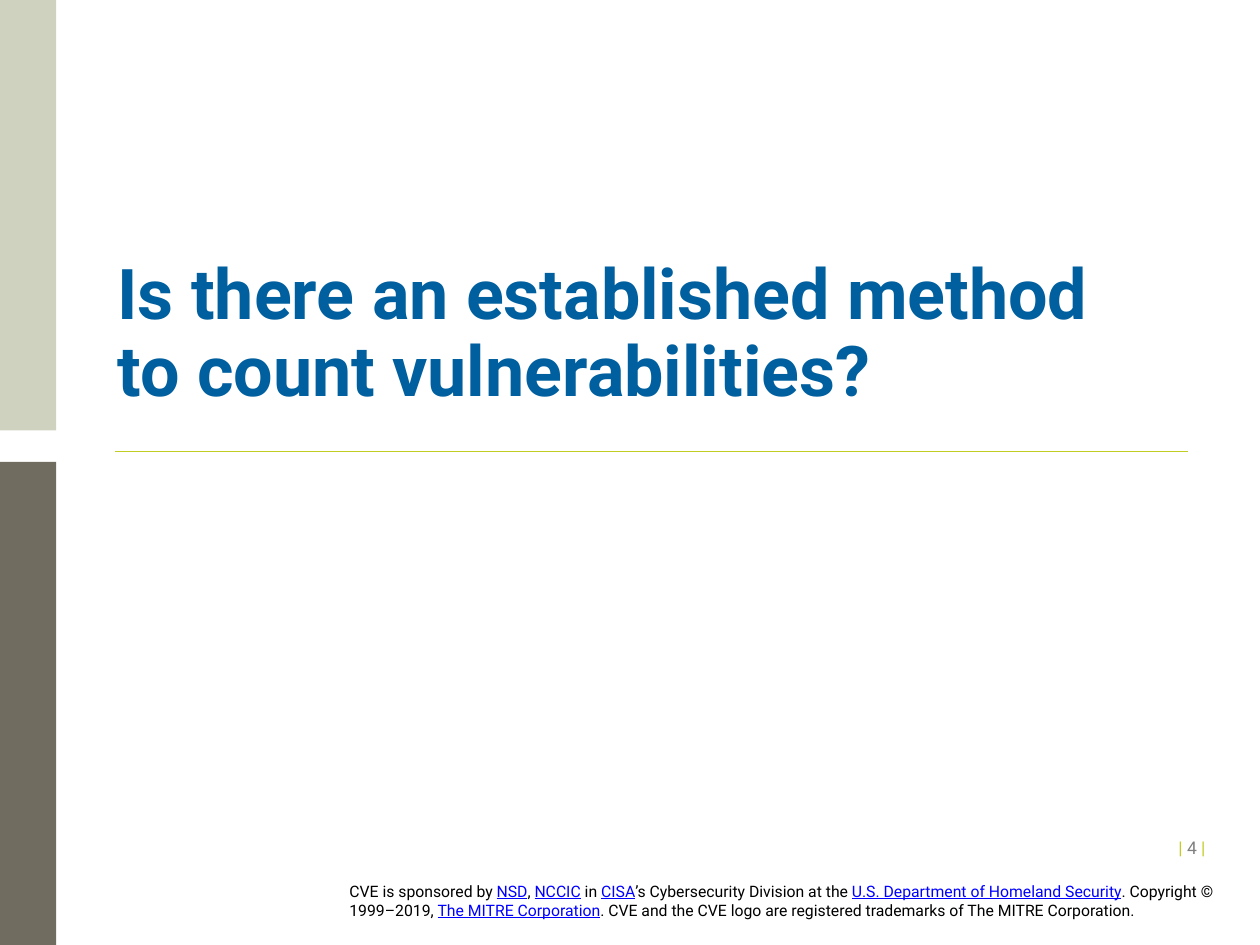
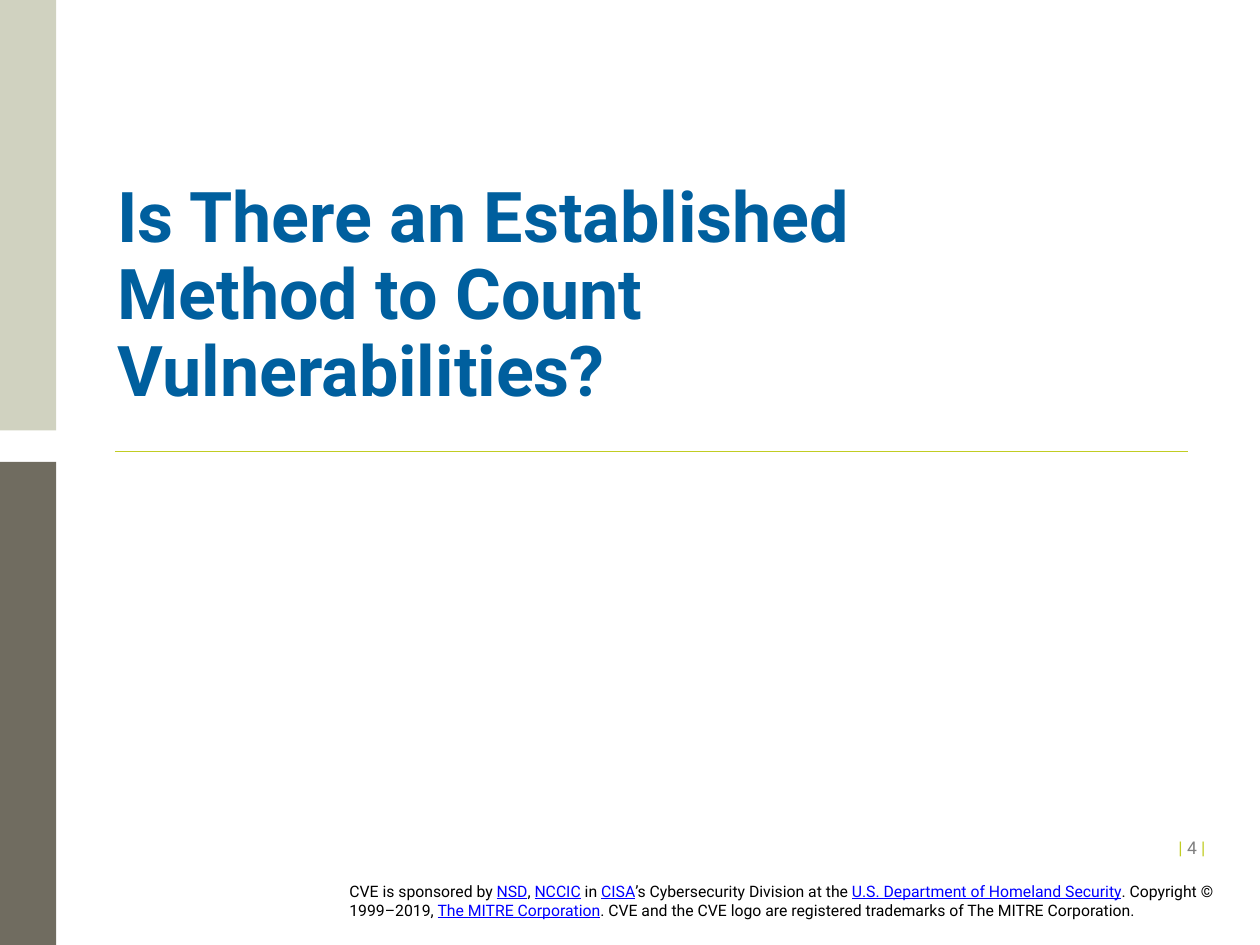
Before and after one commit to CVEProject/cveproject.github.io, a slide deck: slide 4 of docs/cna/CVE_Counting_Rules_Training.pptx. Drawn at 1260x945 pixels with LibreOffice and Linux fonts; fonts in the diff are those of the drawing; background and template pictures are left out. Boxes give left, top, right and bottom in pixels: in the first picture for what was removed or moved away, otherwise in the second. Text is boxed around its words. In the diff, an @@ line names an element or a change of style, - is before the commit and + after.

```diff
--- a/docs/cna/CVE_Counting_Rules_Training.pptx
+++ b/docs/cna/CVE_Counting_Rules_Training.pptx
@@ title at <box>118,189,849,397</box>: text changed @@
-Is there an established method to count vulnerabilities?
+Is There an Established Method to Count Vulnerabilities?
```
Also in this commit, not shown: 10 other slides changed.
